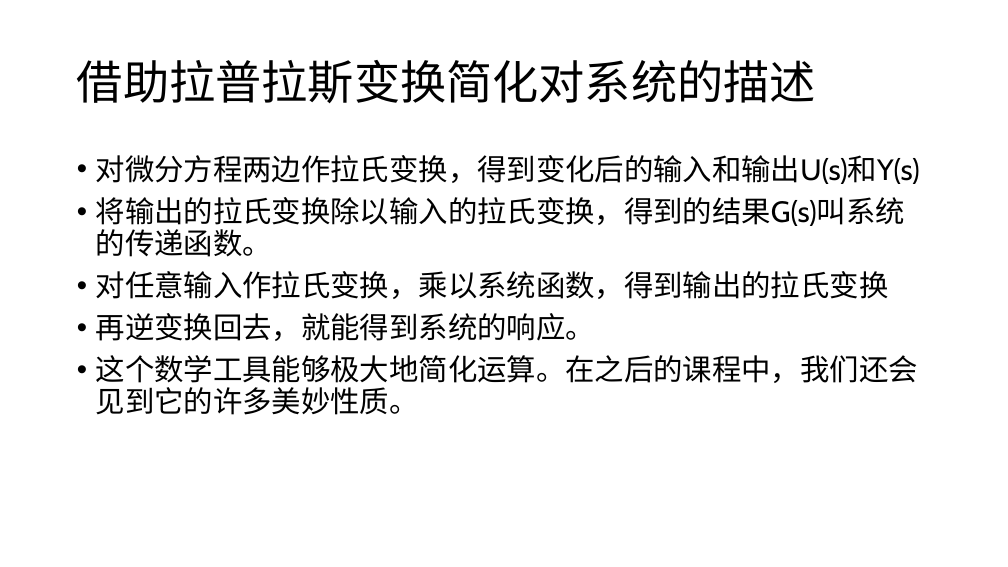
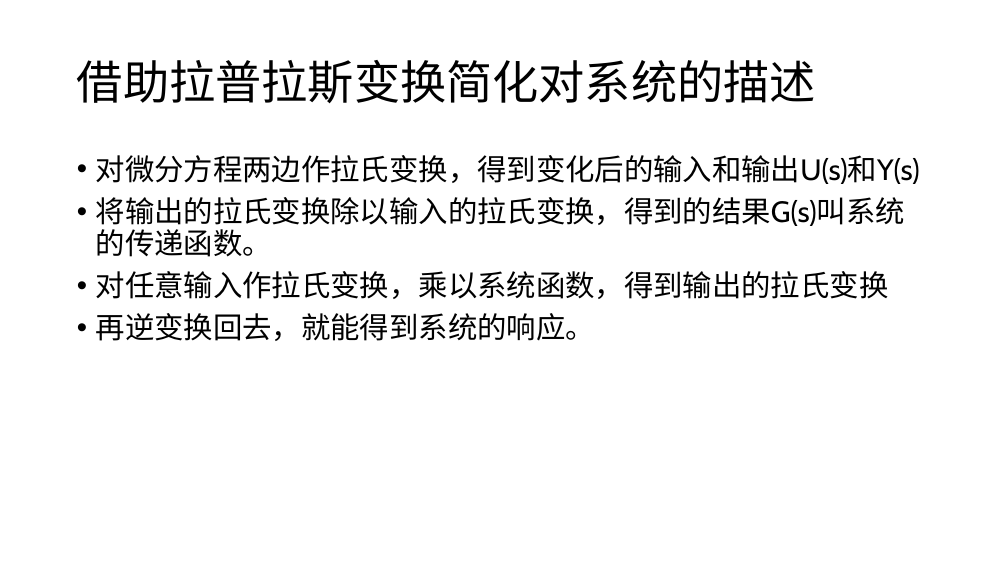
Before and after one commit to JLU-Robomaster-Embedded/embedded_tutorial, a slide deck: slide 14 of 4_控制器设计.pptx. Drawn at 1008x567 pixels with LibreOffice and Linux fonts; fonts in the diff are those of the drawing. Boxes give left, top, right and bottom in pixels: in the first picture for what was removed or moved away, otherwise in the second. Text is boxed around its words. In the diff, an @@ line names an element or a change of style, - is before the commit and + after.

```diff
--- a/4_控制器设计.pptx
+++ b/4_控制器设计.pptx
@@ text at [96,355,918,415]: paragraph removed @@
-• 这个数学工具能够极大地简化运算。在之后的课程中，我们还会见到它的许多美妙性质。
```
Also in this commit, not shown: 8 other slides changed, 19 slides added, 6 slides removed.
